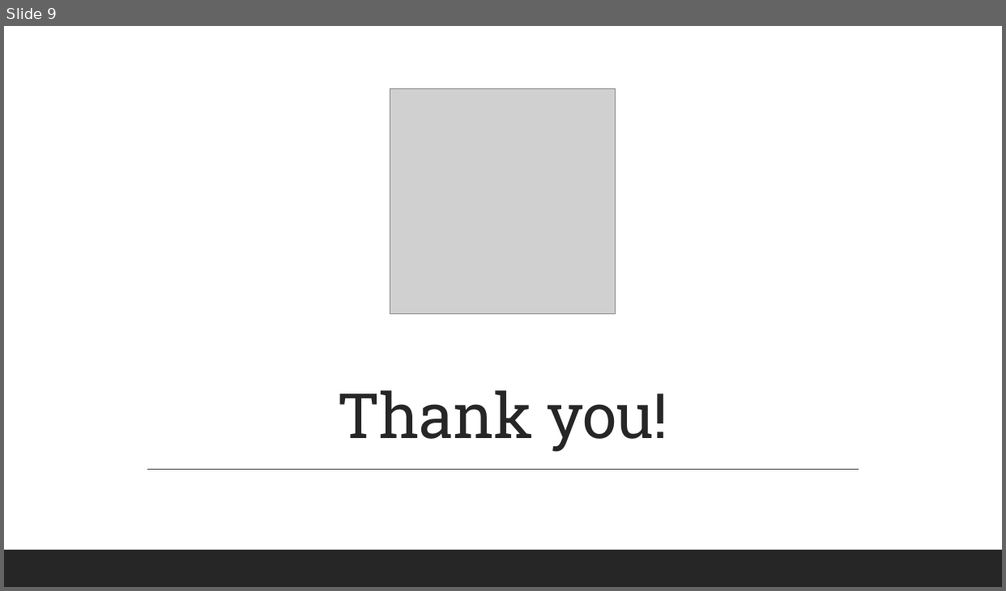
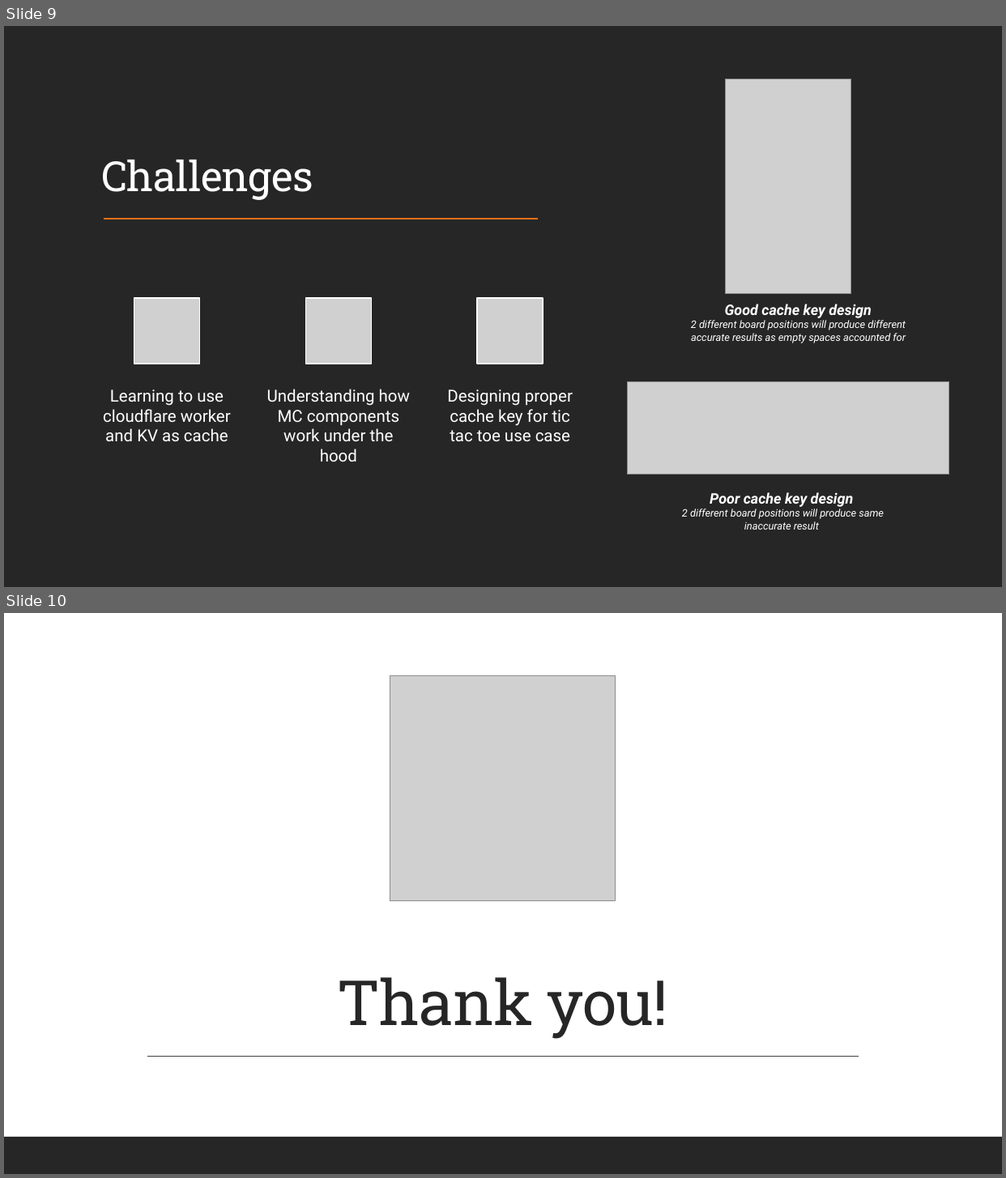
Before and after one commit to cyberbeam524/cloudflare_assessment, a slide deck: images/Tic tac toe.pptx. Shown one above the other, each under a label of ours: slide 9 before the commit, slides 9 and 10 after it. The pictures are 1006x591 and 1006x1178 pixels, drawn with LibreOffice and Linux fonts; fonts in the diff are those of the drawing; grey boxes stand for pictures. Boxes give left, top, right and bottom in pixels: in the first picture for what was removed or moved away, otherwise in the second. Text is boxed around its words. In the diff, an @@ line names an element or a change of style, - is before the commit and + after.

```diff
--- a/images/Tic tac toe.pptx
+++ b/images/Tic tac toe.pptx
@@ slide 9 added at box(4, 26, 1002, 587), background #000000; not listed: 1 template element that a slide beside it also shows @@
@@ rectangle added at box(4, 26, 1002, 587), fill #262626 @@
@@ picture added at box(726, 79, 850, 293) @@
@@ title added at box(101, 160, 313, 200), 40 pt, text #FFFFFF @@
+Challenges
@@ line added from (104, 219) to (538, 219), #EC7016 1.5 pt @@
@@ text added at box(691, 304, 906, 344), 10 pt, text #FFFFFF, italic @@
+Good cache key design
+2 different board positions will produce different accurate results as empty spaces accounted for
@@ group added at box(103, 298, 573, 462): 3 pictures, 3 texts @@
+Learning to use cloudflare worker and KV as cache
+Understanding how MC components work under the hood
+Designing proper cache key for tic tac toe use case
@@ picture added at box(627, 382, 949, 475) @@
@@ text added at box(682, 493, 884, 530), 10 pt, text #FFFFFF, italic @@
+Poor cache key design
+2 different board positions will produce same inaccurate result
@@ rectangle added at box(4, 550, 1002, 587), fill #262626 @@
@@ what was slide 9 is now slide 10 @@
```
Also in this commit, not shown: 1 slide changed, 5 other files.
